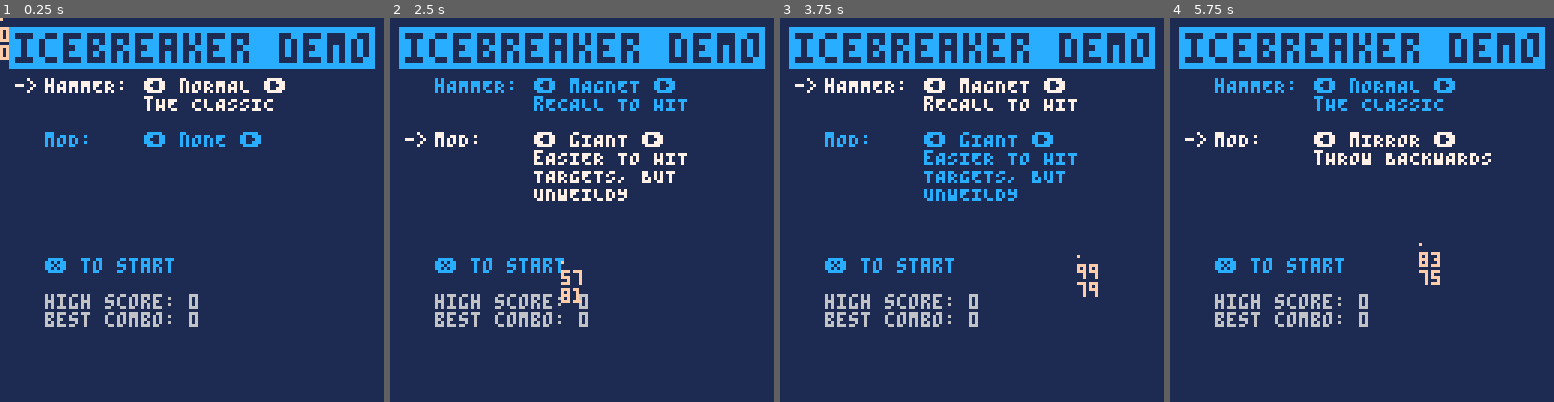
Above: before the commit, frames 1-4 (left to right).
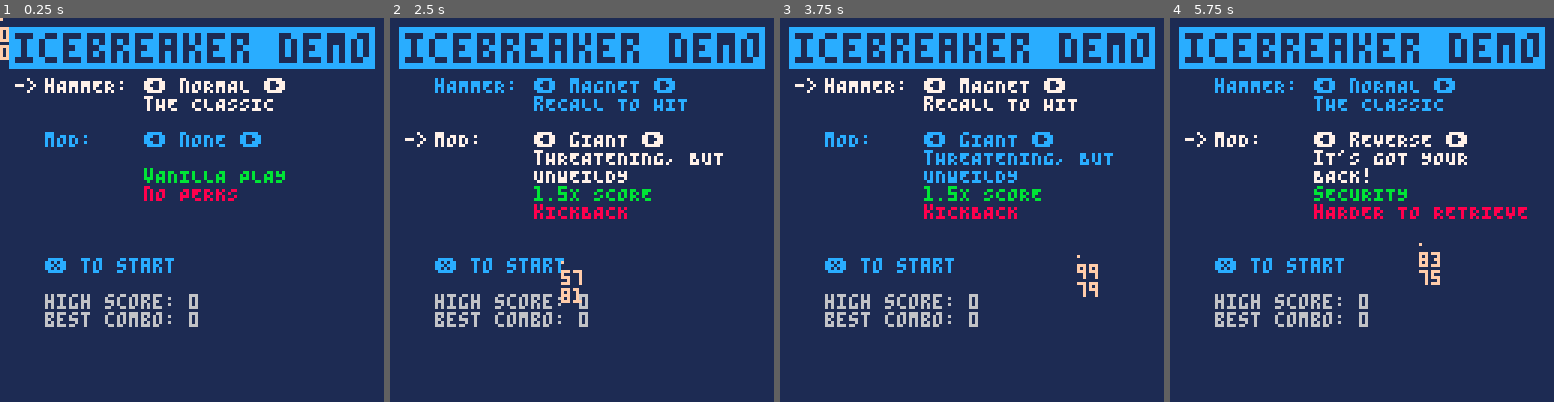
Above: after the commit, the same moments.

Repository: wsasaki01/icebreaker
Game: PICO-8 cartridge p2/icebreaker-p2.p8
The game is run twice, just before and just after one commit, with the same random seed, the same clock (stepped at 60 frames per second) and the same inputs.
Inputs (mouse positions are in pixels of both pictures, inside the frame that each line leads up to):
- Up to frame 1 (0.25 s): no input
- Up to frame 2 (2.5 s): tap X (X key) at 0.33, 1.07, 1.85 s; click (670, 121) at 0.67 s; tap O (Z key) at 0.7, 1.7, 2.1 s; click (436, 267) at 1.22 s; hold Right 1.6-2.1 s; click (497, 114) at 1.77 s; hold Up 2.15-2.42 s; click (562, 259) at 2.32 s; hold Right from 2.47 s (still down)
- Up to frame 3 (3.75 s): tap O (Z key) every 0.4 s from 2.5 to 3.7 s; click (1014, 106) at 2.87 s; tap X (X key) at 2.97 s; release Right at 3.03 s; hold Left 3.08-3.58 s; click (1075, 256) at 3.42 s; hold Down from 3.63 s (still down)
- Up to frame 4 (5.75 s): release Down at 3.97 s; click (1231, 102) at 3.97 s; hold Right 4.02-4.68 s; tap X (X key) at 4.08, 5.2 s; tap O (Z key) every 0.4 s from 4.1 to 5.7 s; click (1292, 248) at 4.52 s; hold Up 4.73-5.03 s; click (1354, 94) at 5.07 s; hold Left 5.08-5.68 s; click (1419, 244) at 5.62 s; hold Down from 5.73 s (still down)

The runs differ from the first frame. In frame 1, 0.9% of the frame differs, in the area x 37-75%, y 39-48%; in frame 2, 2.1%; in frame 3, 2.1%; in frame 4, 2.4%, in the area x 37-93%, y 29-53%.

Commit message:
Add perk and disadvantages to mods

Diff:
--- a/p2/draw.lua
+++ b/p2/draw.lua
@@ -6,7 +6,9 @@
         print("hAMMER:\t⬅️ "..h_types[menu_op.h_type].name.." ➡️", 15, 20, mc==1 and 7 or 12)
         print(h_types[menu_op.h_type].desc.."\n", 48, 26)
         print("mOD:\t\t⬅️ "..mods[menu_op.mod].name.." ➡️", 15, 38, mc==2 and 7 or 12)
-        if (menu_op.mod!=0) print(mods[menu_op.mod].desc.."\n", 48, 44)
+        print(mods[menu_op.mod].desc, 48, 44)
+        print(mods[menu_op.mod].perk, 11)
+        print(mods[menu_op.mod].disad, 8)
 
         if (start_cnt != 0) rectfill(14, 79, 14+44*start_cnt/start_fr, 85, 7)
         print("\n❎ to start\n", 15, 74, 12)
--- a/p2/init.lua
+++ b/p2/init.lua
@@ -27,10 +27,14 @@
     }
 
     mods = {
-        {id=0, name="nONE", desc=""},
-        {id=1, name="gIANT", desc="eASIER TO HIT\nTARGETS, BUT\nUNWEILDY"},
-        {id=2, name="tINY", desc="sNIPER SHOT;\nAIM WITH CARE"},
-        {id=3, name="mIRROR", desc="tHROW BACKWARDS"}
+        {id=0, name="nONE", desc="",
+        perk="vANILLA PLAY", disad="nO PERKS"},
+        {id=1, name="gIANT", desc="tHREATENING, BUT\nUNWEILDY",
+        perk="1.5X SCORE", disad="kICKBACK"},
+        {id=2, name="tINY", desc="cHAOTIC, BUT DEADLY\nIN DEFT HANDS",
+        perk="2.5X SCORE", disad="fAST COMBO DECAY"},
+        {id=3, name="rEVERSE", desc="iT'S GOT YOUR\nBACK!",
+        perk="sECURITY", disad="hARDER TO RETRIEVE"}
     }
 
     p = {}
--- a/p2/player.lua
+++ b/p2/player.lua
@@ -1,12 +1,23 @@
-function create_player(mod)
+function create_player(type, mod)
     local move_multi=1
+    local multiplier=1
     local a_len=0.3
     local a_size=7
-    if mod==1 then
+    local combo_fr=60
+
+    if type==2 then
+        combo_fr*=2
+    end
+
+    if mod==1 then -- giant
         move_multi=0.5
+        multiplier=1.5
         a_size=11
-    elseif mod==2 then
+    elseif mod==2 then -- tiny
         move_multi=1.17
+        multiplier=2.5
+        combo_fr*=0.75
+    --elseif mod==3 then -- reverse
     end
     return setmetatable({
         s = 1, temp_s = 0, -- sprite
@@ -16,7 +27,7 @@
         force = {v=0, dir=0},
         move_multi=move_multi,
         score1 = 0, score2 = 0, score3 = 0,
-        multi = 1, combo_rec = 0,
+        multi=multiplier, base_multi=multiplier, combo_rec = 0,
         health = 3, max_health = 3,
 
         a_len = a_len,
@@ -24,7 +35,7 @@
         kill_cnt = 0,
 
         combo_cnt = 0,
-        combo_fr = 60,
+        combo_fr = combo_fr,
 
         -- inv
         flash = false,
@@ -209,15 +220,16 @@
             if combo_cnt != 0 then
                 combo_cnt-=1
             else
-                if (multi-1)*10 > combo_rec then
-                    combo_rec = (multi-1)*10
+                if (multi-1-base_multi)*10 > combo_rec then
+                    combo_rec = (multi-1-base_multi)*10
                 end
 
                 if combo_rec > h_combo then
-                    h_combo = combo_rec
-                    dset(3, combo_rec)
-                end
-                multi=1
+                    h_combo = round(combo_rec)
+                    dset(3, round(combo_rec))
+                end
+
+                multi=base_multi
             end
         end,
 
--- a/p2/setup.lua
+++ b/p2/setup.lua
@@ -1,5 +1,5 @@
 function start_game()
-    p = create_player(mods[menu_op.mod].id)
+    p = create_player(h_types[menu_op.h_type].id, mods[menu_op.mod].id)
     h = create_weapon(h_types[menu_op.h_type].id, mods[menu_op.mod].id)
 
     e_cnt = e_init_cnt
@@ -46,3 +46,8 @@
 function rng(min, max)
     return min < p.kill_cnt and p.kill_cnt <= max
 end
+
+function round(num)
+    if (num%1>=0.5) return ceil(num)
+    if (num%1<0.5) return flr(num)
+end
--- a/p2/ui.lua
+++ b/p2/ui.lua
@@ -8,7 +8,7 @@
     local score = format_score(p.score1, p.score2, p.score3)
     print(score, 34, 5, 3)
 
-    if p.multi != 1 then
+    if p.multi != p.base_multi then
         spr(75, 33, 15)
         local multi = tostr(p.multi)
         local pos = 32
@@ -34,8 +34,8 @@
     end
 
     if p.combo_cnt != 0 then
-        rect(33, 24, 33+p.combo_cnt, 24, 8)
-        rect(33, 25, 33+p.combo_cnt, 25, 14)
+        rect(33, 24, 33+60*(p.combo_cnt/p.combo_fr), 24, 8)
+        rect(33, 25, 33+60*(p.combo_cnt/p.combo_fr), 25, 14)
     end
 end
 
--- a/p2/weapon.lua
+++ b/p2/weapon.lua
@@ -6,17 +6,17 @@
     local throw_tax=0
     local reverse=false
 
-    if mod==1 then
+    if mod==1 then -- giant
         side=16
         launch_v=6
         v_decay=0.8
         magnet_v_decay=0.88
         throw_tax=2
-    elseif mod==2 then
+    elseif mod==2 then -- tiny
         side=4
         launch_v=20
         v_decay=0.82
-    elseif mod==3 then
+    elseif mod==3 then -- reverse
         reverse=true
     end
     return setmetatable({
